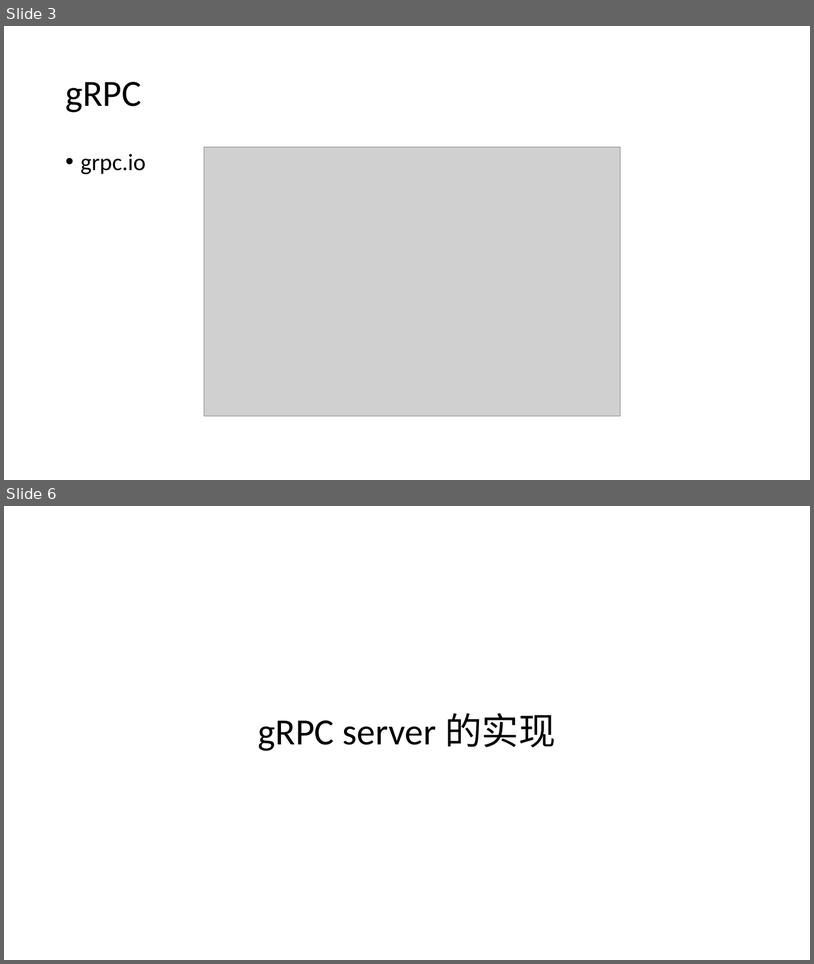
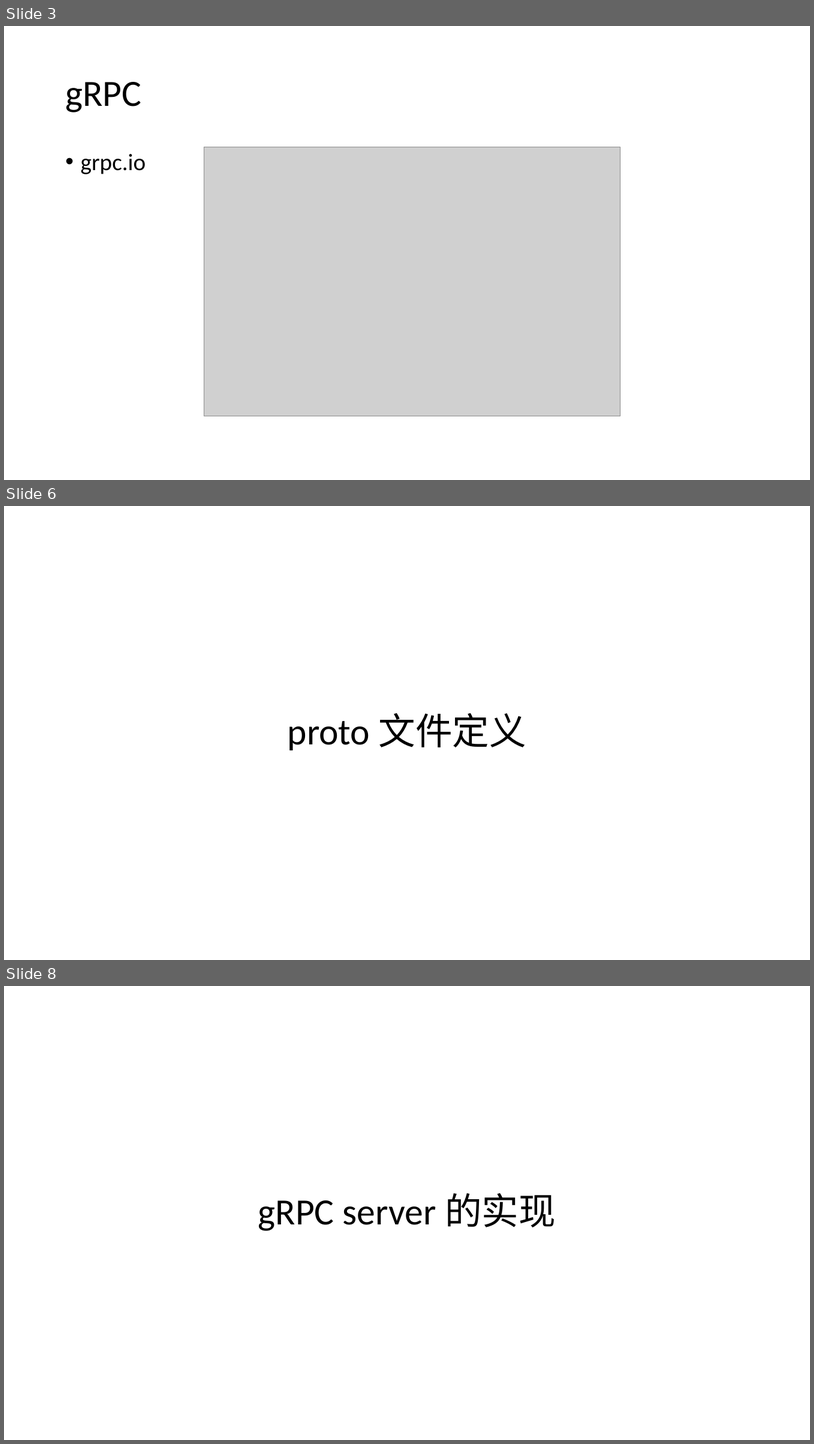
Before and after one commit to llaoj/my-share, a slide deck: grpc/index.pptx. Shown one above the other, each under a label of ours: slides 3 and 6 before the commit, slides 3, 6 and 8 after it; the slides between them are not shown. The pictures are 814x964 and 814x1444 pixels, drawn with LibreOffice and Linux fonts; fonts in the diff are those of the drawing; grey boxes stand for pictures. Boxes give left, top, right and bottom in pixels: in the first picture for what was removed or moved away, otherwise in the second. Text is boxed around its words. In the diff, an @@ line names an element or a change of style, - is before the commit and + after.

```diff
--- a/grpc/index.pptx
+++ b/grpc/index.pptx
@@ slide 6 added at [4,506,810,960], background #FFFFFF @@
@@ title added at [288,713,527,750], 44 pt, text #000000 @@
+proto 文件定义
@@ what was slide 6 is now slide 8 @@
```
Also in this commit, not shown: 3 slides changed, 1 other slide added.
